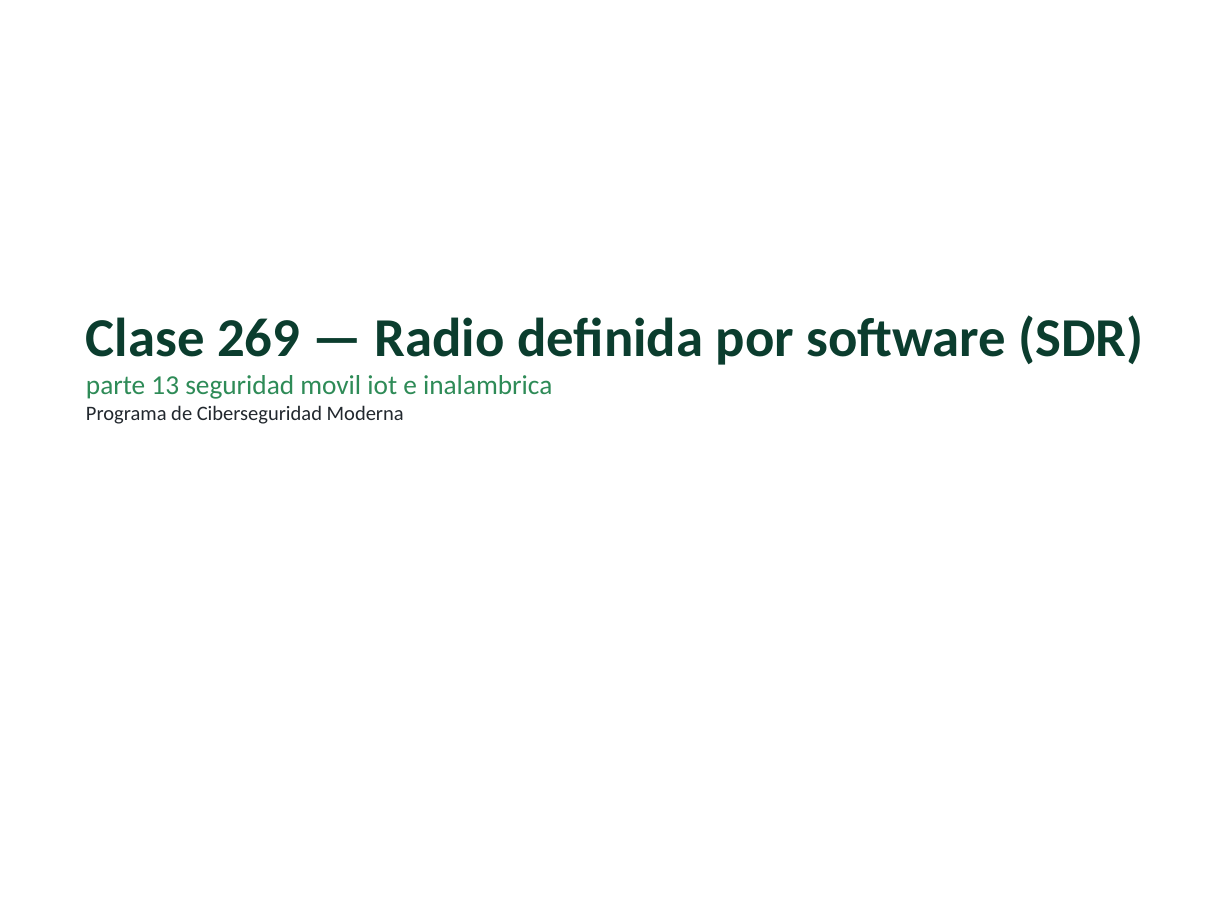
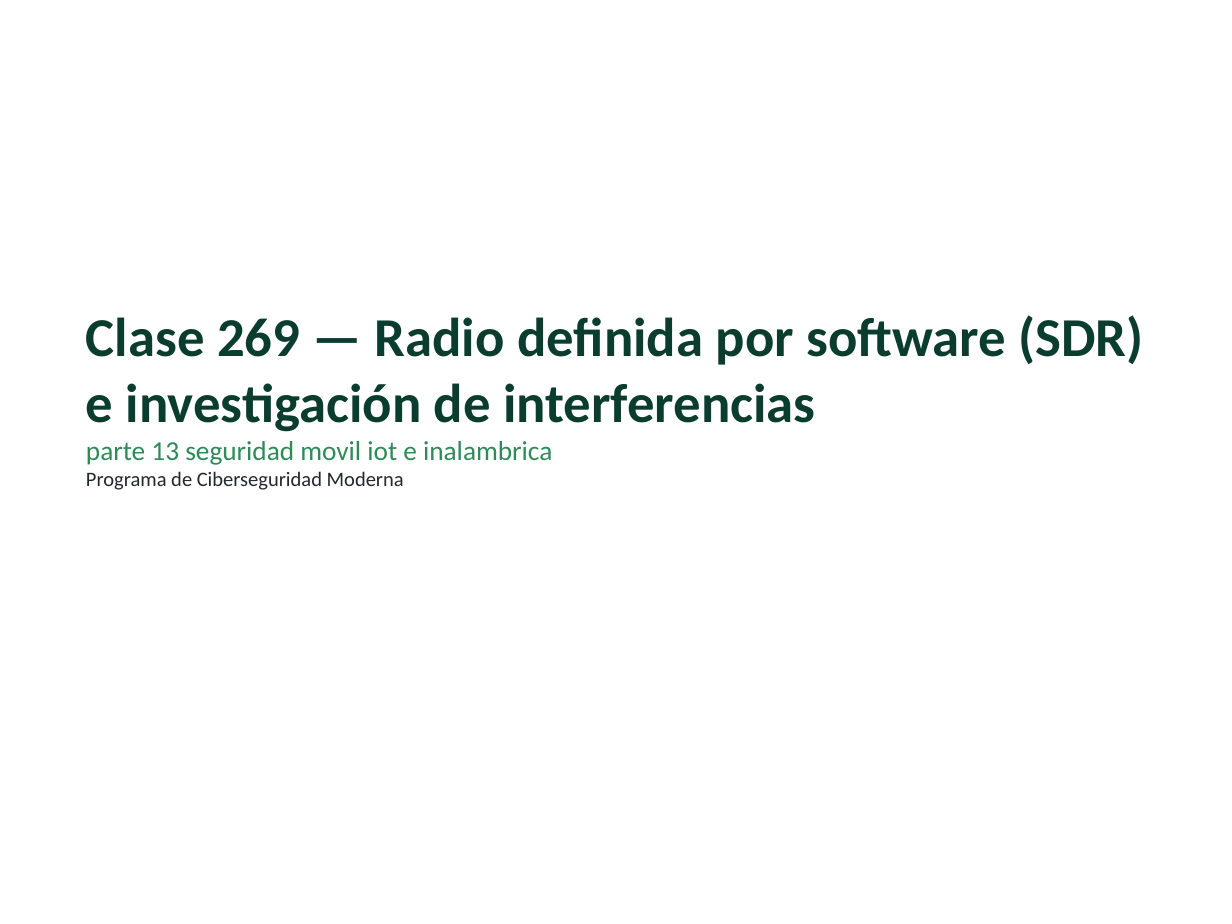
Before and after one commit to vladimiracunadev-create/modern-cybersecurity-program, a slide deck: slide 1 of classes/parte-13-seguridad-movil-iot-e-inalambrica/269-radio-definida-por-software-sdr/clase-269-presentacion.pptx. Drawn at 1232x924 pixels with LibreOffice and Linux fonts; fonts in the diff are those of the drawing. Boxes give left, top, right and bottom in pixels: in the first picture for what was removed or moved away, otherwise in the second. Text is boxed around its words. In the diff, an @@ line names an element or a change of style, - is before the commit and + after.

Commit message:
feat(parte-13): profundizar auditoria de hardware y radio

```diff
--- a/classes/parte-13-seguridad-movil-iot-e-inalambrica/269-radio-definida-por-software-sdr/clase-269-presentacion.pptx
+++ b/classes/parte-13-seguridad-movil-iot-e-inalambrica/269-radio-definida-por-software-sdr/clase-269-presentacion.pptx
@@ text at (86, 315, 1143, 432): text changed @@
-Clase 269 — Radio definida por software (SDR)
+Clase 269 — Radio definida por software (SDR) e investigación de interferencias
```
Also in this commit, not shown: 11 other slides changed, 4 slides added, 4 slides removed, 27 other files.
